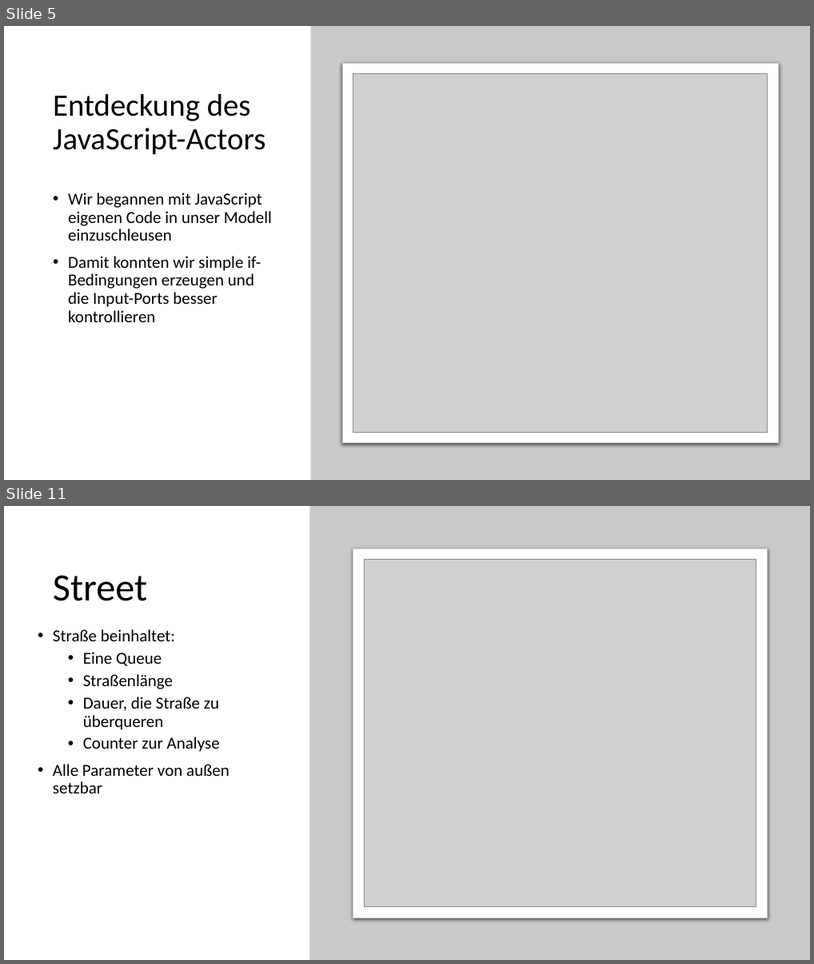
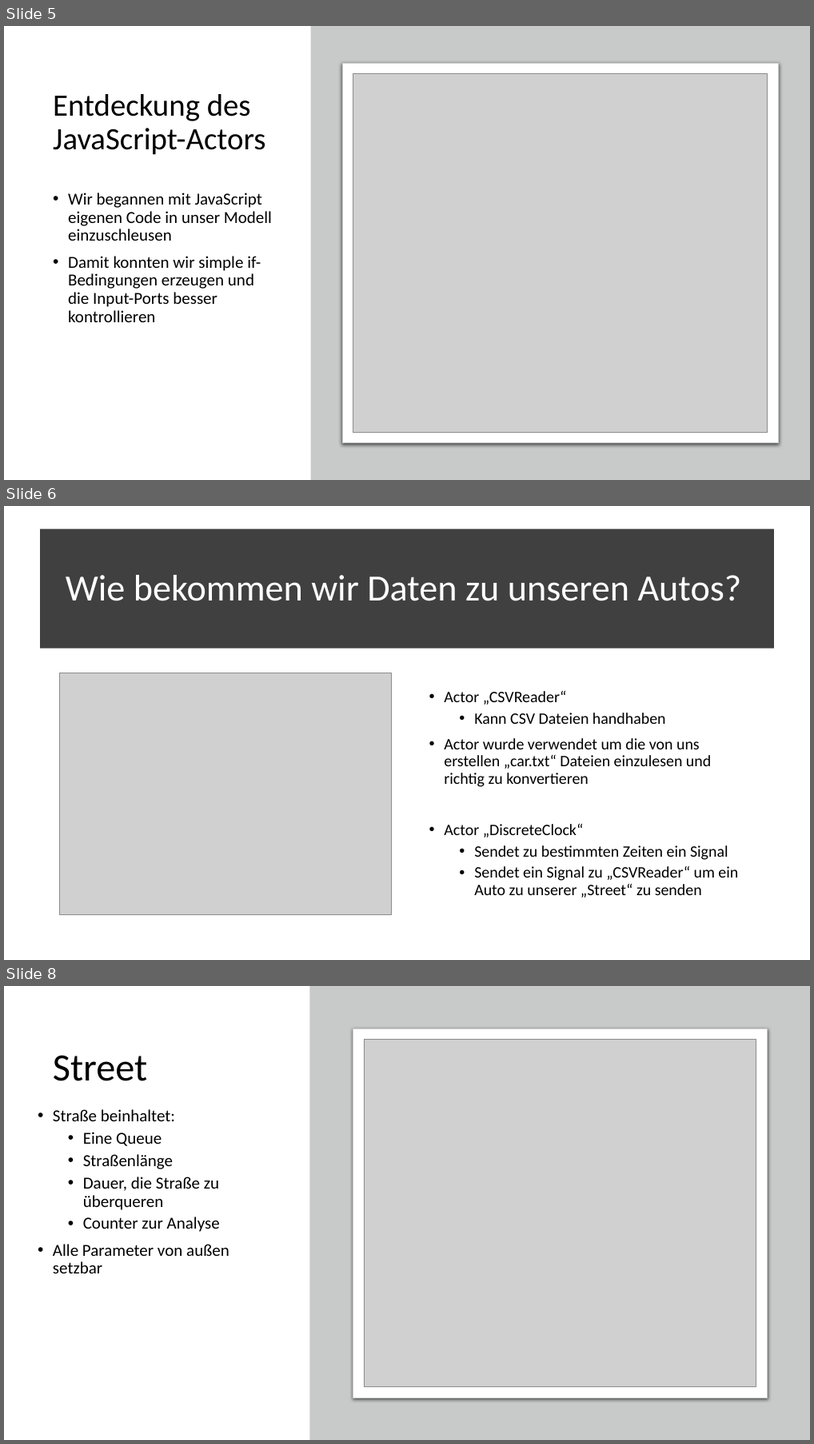
Before and after one commit to code-drey/car_simulation, a slide deck: Presentation/Traffic-flow-modeling-and-analysis.pptx. Shown one above the other, each under a label of ours: slides 5 and 11 before the commit, slides 5, 6 and 8 after it; the slides between them are not shown. The pictures are 814x964 and 814x1444 pixels, drawn with LibreOffice and Linux fonts; fonts in the diff are those of the drawing; grey boxes stand for pictures. Boxes give left, top, right and bottom in pixels: in the first picture for what was removed or moved away, otherwise in the second. Text is boxed around its words. In the diff, an @@ line names an element or a change of style, - is before the commit and + after.

Commit message:
added some stuff to the presentation, need to change the pictures with new code and add anaylse

```diff
--- a/Presentation/Traffic-flow-modeling-and-analysis.pptx
+++ b/Presentation/Traffic-flow-modeling-and-analysis.pptx
@@ slide 6 added at (4, 506, 810, 960), background #FFFFFF @@
@@ rectangle added at (40, 529, 774, 648), fill #404040 @@
@@ title added at (66, 575, 742, 601), 44 pt, text #FFFFFF @@
+Wie bekommen wir Daten zu unseren Autos?
@@ picture added at (60, 672, 392, 914) @@
@@ text added at (444, 690, 738, 897), 19 pt, text #000000 @@
+• Actor „CSVReader“
+  • Kann CSV Dateien handhaben
+• Actor wurde verwendet um die von uns erstellen „car.txt“ Dateien einzulesen und richtig zu konvertieren
+• Actor „DiscreteClock“
+  • Sendet zu bestimmten Zeiten ein Signal
+  • Sendet ein Signal zu „CSVReader“ um ein Auto zu unserer „Street“ zu senden
@@ what was slide 11 is now slide 8 @@
```
Also in this commit, not shown: 2 slides changed, 2 other slides added, 2 other files.
